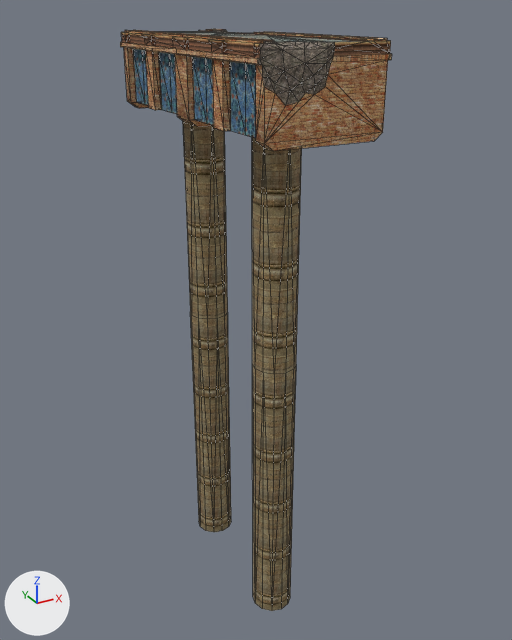
Two versions of the glTF model Project/area/stage/1 sand oasis/data/environment/object/model/platform/BridgeTwoLegs.gltf, one commit apart.
One viewpoint serves both versions: a 50 mm camera at (-21.1, -40.9, 1.5) aimed at (1.3, -0.2, -18.9). The lights are fixed; the arrows at lower left show +X, +Y and +Z. Mesh edges are drawn as thin lines. Vertices at the same position are counted once.

In view in the first picture: 'BridgeTwoLegs'.
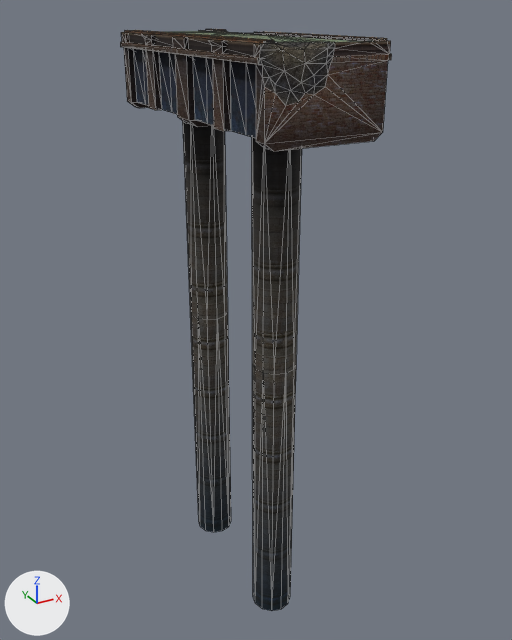
The change, as a diff of the scene's bpy script:
```diff
--- a/Project/area/stage/1 sand oasis/data/environment/object/model/platform/BridgeTwoLegs.gltf.py
+++ b/Project/area/stage/1 sand oasis/data/environment/object/model/platform/BridgeTwoLegs.gltf.py
@@ mat_brick_red @@
 n1 = _N.new('ShaderNodeOutputMaterial'); n1.name = 'Material Output'
+n3 = _N.new('ShaderNodeMix'); n3.name = 'Mix'
+n3.data_type = 'RGBA'
+n3.blend_type = 'MULTIPLY'
+n3.inputs[0].default_value = 1.0  # 'Factor'
+n4 = _N.new('ShaderNodeVertexColor'); n4.name = 'Color Attribute'
 n2 = _N.new('ShaderNodeTexImage'); n2.name = 'Image Texture'
@@ mat_brick_red @@
 n0 = _N.new('ShaderNodeBsdfPrincipled'); n0.name = 'Principled BSDF'
 _L.new(n0.outputs[0], n1.inputs[0])  # 'BSDF' to 'Surface'
-_L.new(n2.outputs[0], n0.inputs[0])  # 'Color' to 'Base Color'
+_L.new(n3.outputs[2], n0.inputs[0])  # 'Result' to 'Base Color'
+_L.new(n4.outputs[0], n3.inputs[7])  # 'Color' to 'B'
+_L.new(n2.outputs[0], n3.inputs[6])  # 'Color' to 'A'
@@ mat_bridge_atlas @@
 n1 = _N.new('ShaderNodeOutputMaterial'); n1.name = 'Material Output'
+n3 = _N.new('ShaderNodeMix'); n3.name = 'Mix'
+n3.data_type = 'RGBA'
+n3.blend_type = 'MULTIPLY'
+n3.inputs[0].default_value = 1.0  # 'Factor'
+n4 = _N.new('ShaderNodeVertexColor'); n4.name = 'Color Attribute'
 n2 = _N.new('ShaderNodeTexImage'); n2.name = 'Image Texture'
@@ mat_bridge_atlas @@
 n0 = _N.new('ShaderNodeBsdfPrincipled'); n0.name = 'Principled BSDF'
 _L.new(n0.outputs[0], n1.inputs[0])  # 'BSDF' to 'Surface'
-_L.new(n2.outputs[0], n0.inputs[0])  # 'Color' to 'Base Color'
+_L.new(n3.outputs[2], n0.inputs[0])  # 'Result' to 'Base Color'
+_L.new(n4.outputs[0], n3.inputs[7])  # 'Color' to 'B'
+_L.new(n2.outputs[0], n3.inputs[6])  # 'Color' to 'A'
@@ mat_bedrock_gray @@
 n1 = _N.new('ShaderNodeOutputMaterial'); n1.name = 'Material Output'
+n3 = _N.new('ShaderNodeMix'); n3.name = 'Mix'
+n3.data_type = 'RGBA'
+n3.blend_type = 'MULTIPLY'
+n3.inputs[0].default_value = 1.0  # 'Factor'
+n4 = _N.new('ShaderNodeVertexColor'); n4.name = 'Color Attribute'
 n2 = _N.new('ShaderNodeTexImage'); n2.name = 'Image Texture'
@@ mat_bedrock_gray @@
 n0 = _N.new('ShaderNodeBsdfPrincipled'); n0.name = 'Principled BSDF'
 _L.new(n0.outputs[0], n1.inputs[0])  # 'BSDF' to 'Surface'
-_L.new(n2.outputs[0], n0.inputs[0])  # 'Color' to 'Base Color'
+_L.new(n3.outputs[2], n0.inputs[0])  # 'Result' to 'Base Color'
+_L.new(n4.outputs[0], n3.inputs[7])  # 'Color' to 'B'
+_L.new(n2.outputs[0], n3.inputs[6])  # 'Color' to 'A'
@@ mat_bridge_floor @@
 n1 = _N.new('ShaderNodeOutputMaterial'); n1.name = 'Material Output'
+n3 = _N.new('ShaderNodeMix'); n3.name = 'Mix'
+n3.data_type = 'RGBA'
+n3.blend_type = 'MULTIPLY'
+n3.inputs[0].default_value = 1.0  # 'Factor'
+n4 = _N.new('ShaderNodeVertexColor'); n4.name = 'Color Attribute'
 n2 = _N.new('ShaderNodeTexImage'); n2.name = 'Image Texture'
@@ mat_bridge_floor @@
 n0 = _N.new('ShaderNodeBsdfPrincipled'); n0.name = 'Principled BSDF'
 _L.new(n0.outputs[0], n1.inputs[0])  # 'BSDF' to 'Surface'
-_L.new(n2.outputs[0], n0.inputs[0])  # 'Color' to 'Base Color'
+_L.new(n3.outputs[2], n0.inputs[0])  # 'Result' to 'Base Color'
+_L.new(n4.outputs[0], n3.inputs[7])  # 'Color' to 'B'
+_L.new(n2.outputs[0], n3.inputs[6])  # 'Color' to 'A'
@@ mat_bridge_wall @@
 n1 = _N.new('ShaderNodeOutputMaterial'); n1.name = 'Material Output'
+n3 = _N.new('ShaderNodeMix'); n3.name = 'Mix'
+n3.data_type = 'RGBA'
+n3.blend_type = 'MULTIPLY'
+n3.inputs[0].default_value = 1.0  # 'Factor'
+n4 = _N.new('ShaderNodeVertexColor'); n4.name = 'Color Attribute'
 n2 = _N.new('ShaderNodeTexImage'); n2.name = 'Image Texture'
@@ mat_bridge_wall @@
 n0 = _N.new('ShaderNodeBsdfPrincipled'); n0.name = 'Principled BSDF'
 _L.new(n0.outputs[0], n1.inputs[0])  # 'BSDF' to 'Surface'
-_L.new(n2.outputs[0], n0.inputs[0])  # 'Color' to 'Base Color'
+_L.new(n3.outputs[2], n0.inputs[0])  # 'Result' to 'Base Color'
+_L.new(n4.outputs[0], n3.inputs[7])  # 'Color' to 'B'
+_L.new(n2.outputs[0], n3.inputs[6])  # 'Color' to 'A'
@@ me_bridgetwolegs @@
 me_bridgetwolegs.from_pydata(...)  # 423 vertices, 668 faces; spans x -3.9..3.9, y -10.0..10.0, z -40.0..0.1
+# me_bridgetwolegs part 1
+# 143 faces are deleted
+# 49 new faces join them, mat_bridge_atlas
+# 14 new faces join them, mat_bridge_floor
+# 12 new faces join them, mat_bridge_wall
+# 9 new faces join them, mat_bedrock_gray
+# 59 new faces join them, mat_brick_red
 me_bridgetwolegs.materials.append(mat_brick_red)
```

Changed parts and their boxes (x1, y1, x2, y2) in the pictures (512 x 640 px; the box of a moved part takes in the faces that stretch with it):
'BridgeTwoLegs', recoloured, surface changed (brown to grey)
    both: (120, 29, 392, 611)
part 1 of me_bridgetwolegs, moved or reshaped
    both: (126, 30, 389, 135)
